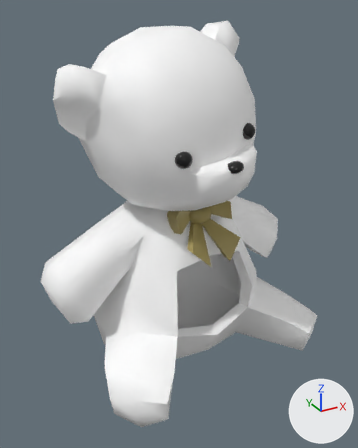
Before and after pictures for a commit that changed the FBX model Assets/Prefabs/ChildRoom/NST_Mesh/fixed_bears_elias/NST_TeddyBear_Open_Big.fbx.
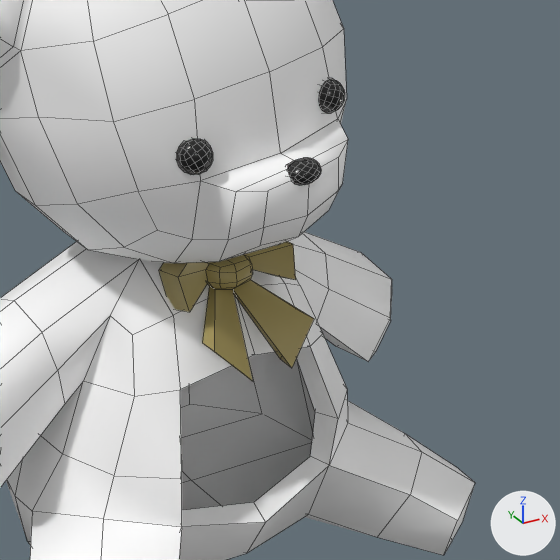
Each version is shown whole from a camera (50 mm lens) standing at (-0.481, -0.825, 0.345) and looking at (-0.01, 0.031, -0.082), then close up on the part from 25% to 100% of the width and 19% to 79% of the height. Every picture has the same lights, and +X, +Y and +Z are marked at lower right. The close-ups show mesh edges as thin lines. Where no turn or scale is listed for an object, it has been applied to the vertices.

In view in the first close-up: 'NST_TeddyBear_Open'.
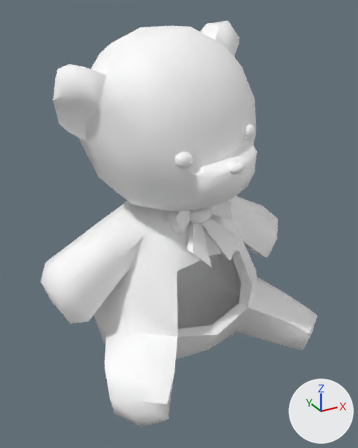
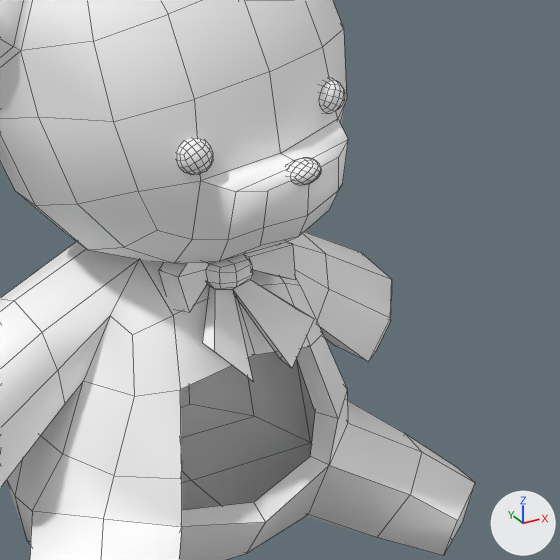
Where the newer file only moved an object's origin or applied its transform, the numbers keep the older frame.

What differs and where, as boxes [x1, y1, x2, y2] in the close-ups (560 x 560 px):
part 1 of me_cube_045, recoloured
    both: [176, 78, 345, 186]
part 2 of me_cube_045, recoloured
    both: [159, 241, 314, 381]

Edits to the bpy script that builds the scene:
```text
Change me_cube_045:
    where me_cube_045.from_pydata(...)  # 671 vertices, 634 faces; spans x -0.301..0.308, y -0.196..0.286, z -0.396..0.319
    used by ob_nst_teddybear_open; location = (0.0, 0.0, 0.0)
    me_cube_045 part 1: all 192 faces that had it switch from mat_m_teddyop_eyes (black #101010) to mat_m_teddyop_fur (white #ffffff)
    me_cube_045 part 2: all 56 faces that had it switch from mat_m_teddyop_rubban (yellow #a59659) to mat_m_teddyop_fur (white #ffffff)
```
